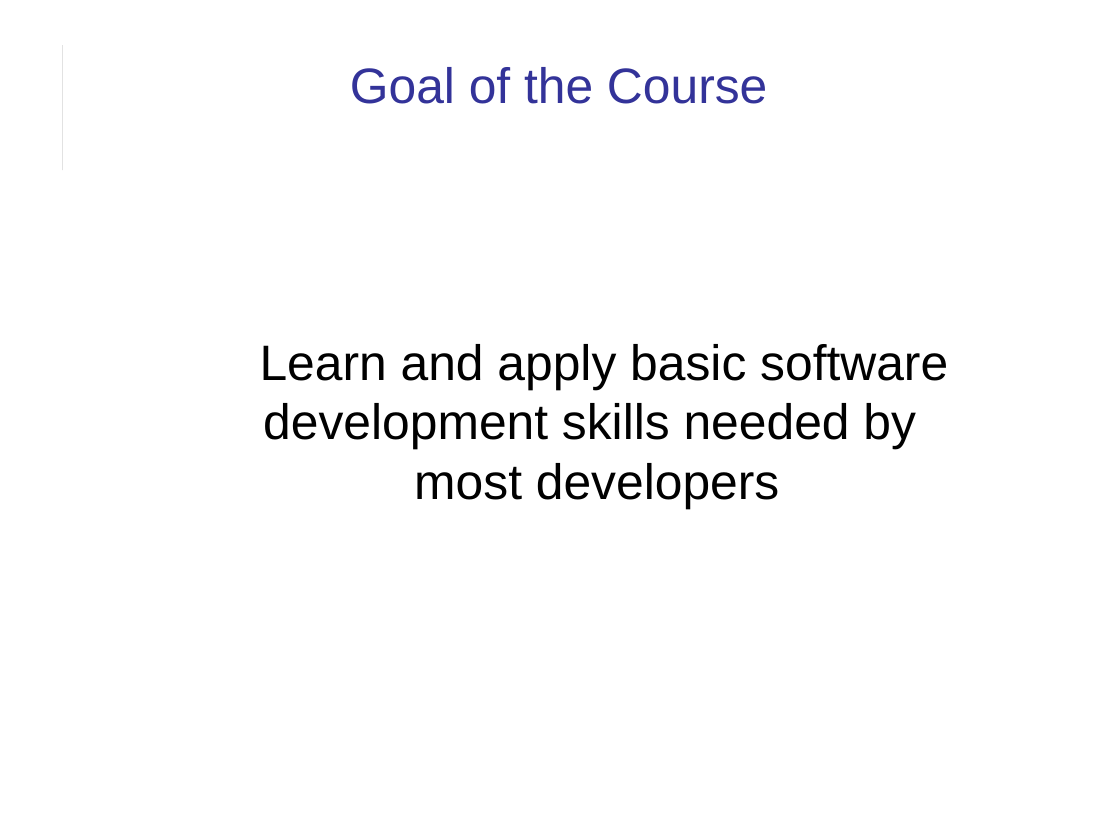
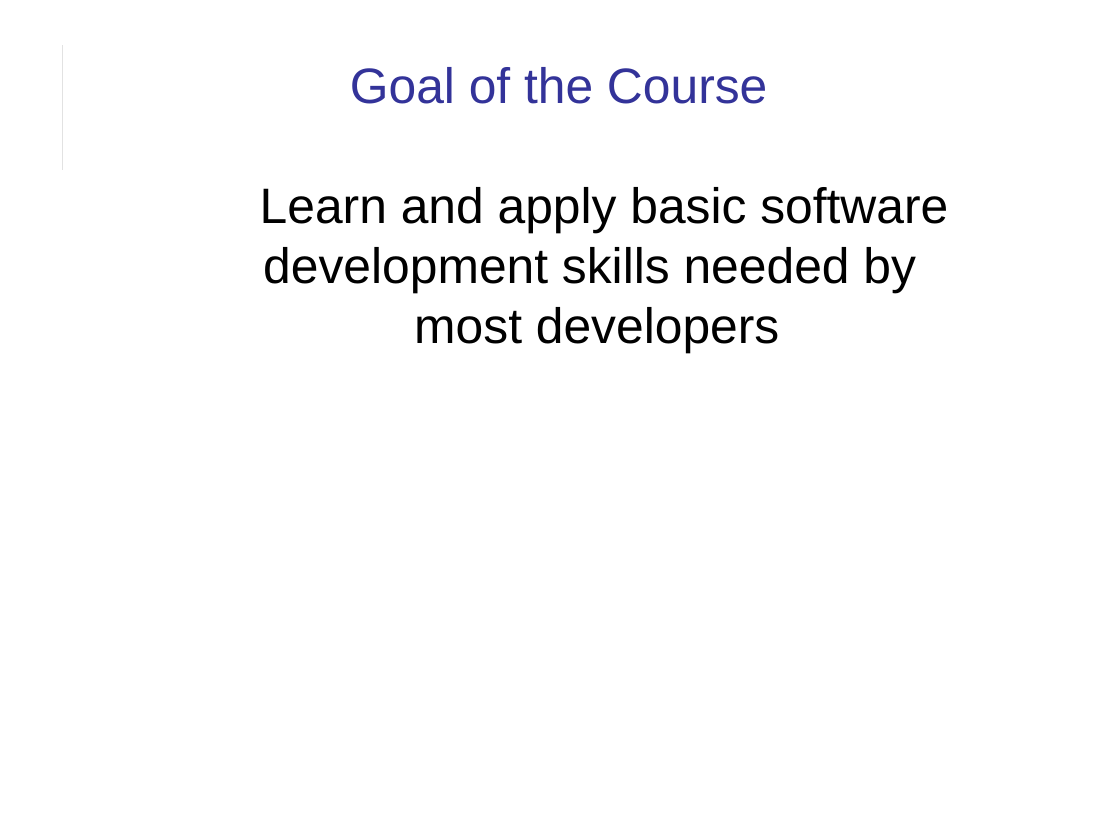
Before and after one commit to cpske/ISP, a slide deck: slide 5 of intro/Introduction-to-Course.ppt. Drawn at 1120x840 pixels with LibreOffice and Linux fonts; fonts in the diff are those of the drawing. Boxes give left, top, right and bottom in pixels: in the first picture for what was removed or moved away, otherwise in the second. Text is boxed around its words. In the diff, an @@ line names an element or a change of style, - is before the commit and + after.

Commit message:
minor update to course intro

```diff
--- a/intro/Introduction-to-Course.ppt
+++ b/intro/Introduction-to-Course.ppt
@@ text "Learn and apply basic software ..." at <box>260,187,948,353</box>: vertical alignment middle to top @@
```
Also in this commit, not shown: 6 other slides changed, 4 slides added, 5 other files.
